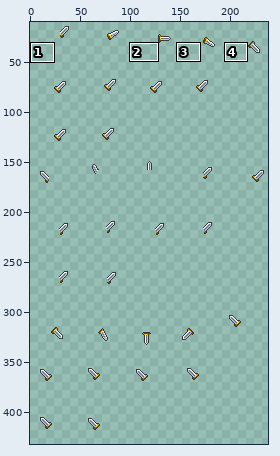
File history of a sprite sheet, client/img/1/NFT_82a0d06a8424a4620226b605d7267de92c6c353baa94be0e01eabe3f23c40da1.png. The first picture is a wide view before the edit; the outline marks the close-up.
Close-up. First the earlier version:
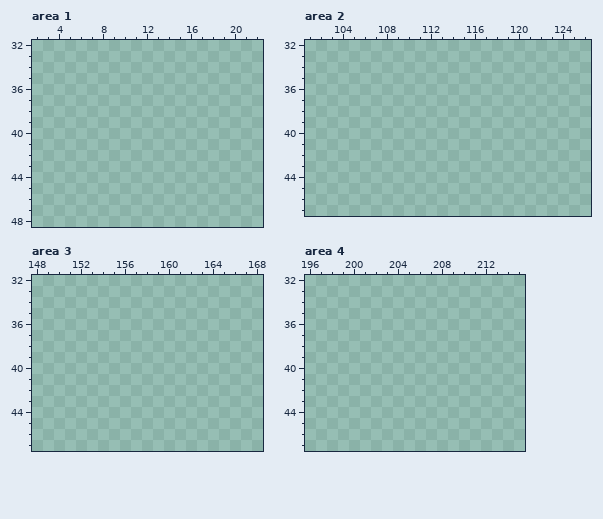
The file is 240x432 pixels. Colours within 5 levels of each other are drawn and written as one. Shown: area 1: x 2..22, y 32..48; area 2: x 101..126, y 32..47; area 3: x 148..168, y 32..47; area 4: x 196..215, y 32..47. The wide view leaves out empty margins. The commit also changed other parts of the picture, which this record leaves out.
New version:
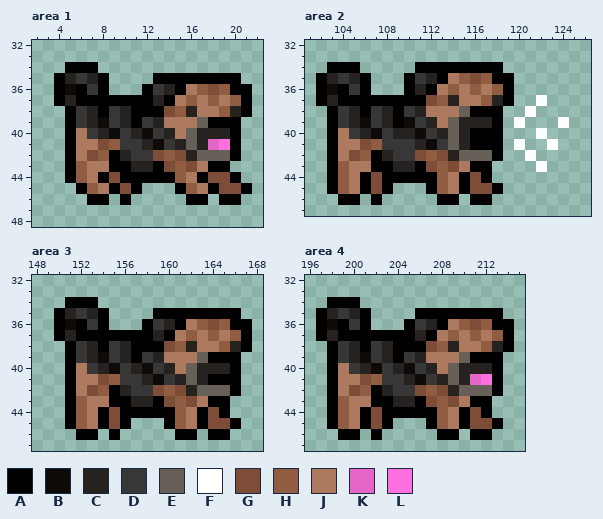
Palette (. is transparent): A #000000  B #0e0a07  C #26221f  D #373737  E #666058  F #ffffff  G #7d4d37  H #905d42  J #ad7a5f  K #e665c9  L #ff70df
Difference:
Changed rows in their new state; - is an unchanged pixel.
Area 1:
first column x 4:
34 -AAA--------------
35 ACDCA----AAAAAAAA-
36 ABADA---ADCAJHGHAA
37 ACAAAAAAACAJHJHJHA
38 -ADCADCAAAGHCJJHCA
39 -ADCBDCADCJJJEAAA-
40 -AJDCBDCBDCJECCCA-
41 -AJJGHDDCBDCECKLA-
42 -AJGHACDDGHGCEEEA-
43 -AHJJAACCAGHGJAA--
44 -AHJAGAAAAAHJAGGA-
45 --AHJAGA---AHJAGGA
46 ---AA-A-----AA-AA-
Area 2:
first column x 102:
34 -AAA-----AAAAAAAA------
35 ACDCA---ADCAJHGHAA-----
36 ABADA---ACAJHJHJHA-----
37 ACAAAAAAAAGHCJJHCA--F--
38 -ADCADCADCJJJEAAA--F---
39 -ADCBDCABDCJECCCA-F---F
40 -AJDCBDCCBDCECAAA---F--
41 -AJJGHDDDCBDECAAA-F--F-
42 -AJGHACDDGHGCEEEA--F---
43 -AHJJAACCAGHGJAA----F--
44 -AHJAGAAAAAHJAGA-------
45 -AHJAGA---AHJAGGA------
46 --AA-A-----AA-AA-------
Area 3:
first column x 150:
34 -AAA--------------
35 ACDCA----AAAAAAAA-
36 ABADA---ADCAJHGHAA
37 ACAAAAAAACAJHJHJHA
38 -ADCADCAAAGHCJJHCA
39 -ADCBDCADCJJJEAAA-
40 -AJDCBDCBDCJECCCA-
41 -AJJGHDDCBDCECAAA-
42 -AJGHACDDGHGCEEEA-
43 -AHJJAACCAGHGJAA--
44 -AHJAGAAAAAHJAGA--
45 -AHJAGA---AHJAGGA-
46 --AA-A-----AA-AA--
Area 4:
first column x 197:
34 -AAA--------------
35 ACDCA----AAAAAAAA-
36 ABADA---ADCAJHGHAA
37 ACAAAAAAACAJHJHJHA
38 -ADCADCAAAGHCJJHCA
39 -ADCBDCADCJJJEAAA-
40 -AJDCBDCBDCJECCCA-
41 -AJJGHDDCBDCECKLA-
42 -AJGHACDDGHGCEEEA-
43 -AHJJAACCAGHGJAA--
44 -AHJAGAAAAAHJAGA--
45 -AHJAGA---AHJAGGA-
46 --AA-A-----AA-AA--
